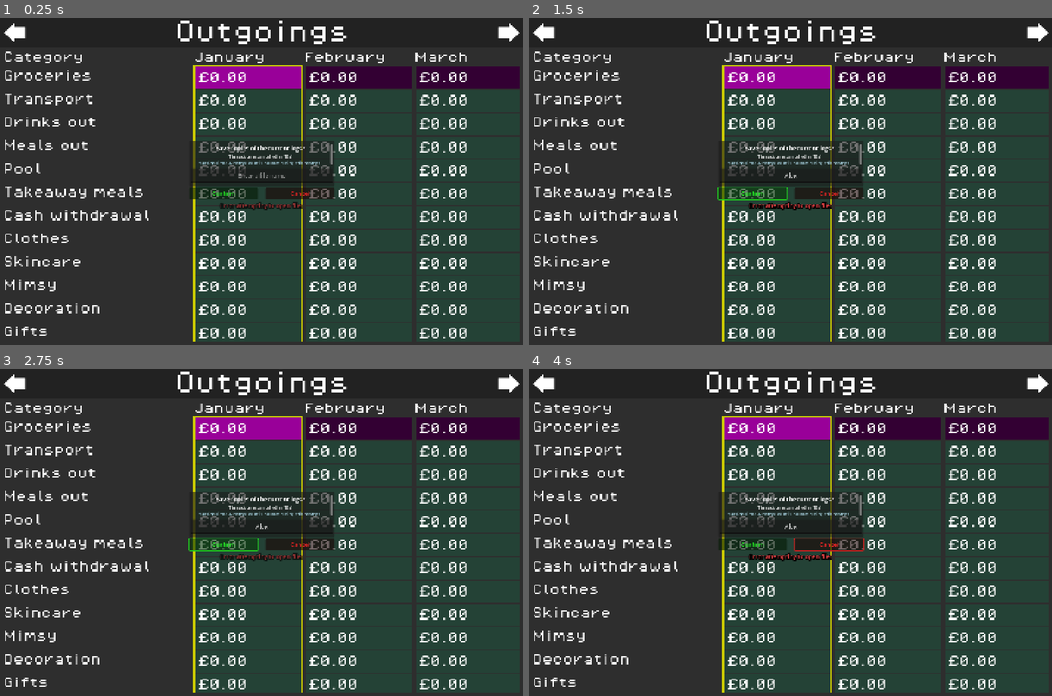
Above: before the commit, frames 1-4 (two rows, left to right).
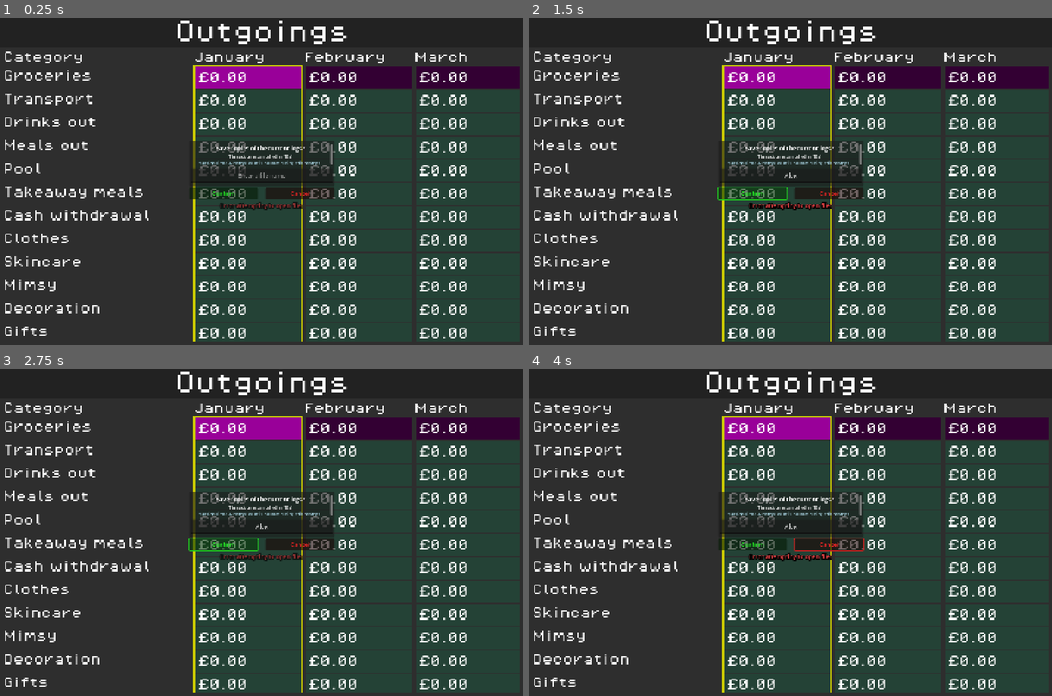
Above: after the commit, the same moments.

Repository: phrasmotica/budget-visualiser
Game: Godot game, scene res://scenes/ui/spreadsheet_ui/spreadsheet_ui.tscn
Same seed, same stepped clock (60 frames per second), same inputs: the game is played once before the commit and once after it.
Inputs (mouse positions are in pixels of both pictures, inside the frame that each line leads up to):
- Up to frame 1 (0.25 s): no input
- Up to frame 2 (1.5 s): click (790, 174) at 0.52 s; type "Alex" at 0.6 s; click "Confirm" at 1.25 s
- Up to frame 3 (2.75 s): click "Confirm" at 2 s
- Up to frame 4 (4 s): click "Cancel" at 2.75 s; move the mouse to (905, 516) at 3.52 s; hold Right (ui_right) from 3.53 s (still down); tap Shift (bulk_modifier) at 3.6 s; click (905, 516) at 3.67 s

The runs differ from the first frame. In frame 1, 0.3% of the frame differs, in the area x 0-100%, y 1-8%; in frame 2, 0.3%; in frame 3, 0.3%; in frame 4, 0.3%.
Error in both runs: Trying to assign value of type 'Nil' to a variable of type 'String'. (res://addons/GoLogger/Log.gd:72)

Commit message:
Show header icons when Ctrl/Cmd is pressed, hide them when it is released

Diff:
--- a/scenes/ui/header_panel/header_panel.gd
+++ b/scenes/ui/header_panel/header_panel.gd
@@ -9,8 +9,6 @@
 
 		_refresh()
 
-# TODO: only show the icons when the Ctrl/Cmd key is held down. Create a new
-# autoload for handling modifier input on a per-OS basis...
 @export
 var show_icons := false:
 	set(value):
@@ -30,6 +28,22 @@
 func _ready() -> void:
 	_refresh()
 
+	SignalHelper.persist(
+		ModifierInput.primary_modifier_pressed,
+		_on_primary_modifier_pressed
+	)
+
+	SignalHelper.persist(
+		ModifierInput.primary_modifier_released,
+		_on_primary_modifier_released
+	)
+
+func _on_primary_modifier_pressed() -> void:
+	show_icons = true
+
+func _on_primary_modifier_released() -> void:
+	show_icons = false
+
 func _refresh() -> void:
 	if label:
 		label.text = text
--- a/scenes/ui/header_panel/header_panel.tscn
+++ b/scenes/ui/header_panel/header_panel.tscn
@@ -13,7 +13,6 @@
 theme = ExtResource("1_78sy2")
 script = ExtResource("2_xaukj")
 text = "<text>"
-show_icons = null
 
 [node name="MarginContainer" type="MarginContainer" parent="."]
 layout_mode = 2
@@ -31,6 +30,7 @@
 
 [node name="LeftIcon" type="TextureRect" parent="MarginContainer/HBoxContainer/LeftIconContainer"]
 unique_name_in_owner = true
+visible = false
 layout_mode = 2
 size_flags_vertical = 4
 texture = ExtResource("3_8vd2i")
@@ -54,6 +54,7 @@
 
 [node name="RightIcon" type="TextureRect" parent="MarginContainer/HBoxContainer/RightIconContainer"]
 unique_name_in_owner = true
+visible = false
 layout_mode = 2
 size_flags_vertical = 4
 texture = ExtResource("3_8vd2i")
--- a/scenes/ui/spreadsheet_ui/spreadsheet_ui.tscn
+++ b/scenes/ui/spreadsheet_ui/spreadsheet_ui.tscn
@@ -22,7 +22,6 @@
 unique_name_in_owner = true
 layout_mode = 2
 text = "Outgoings"
-show_icons = true
 
 [node name="YearGrid" parent="VBoxContainer" instance=ExtResource("2_wovv7")]
 unique_name_in_owner = true
